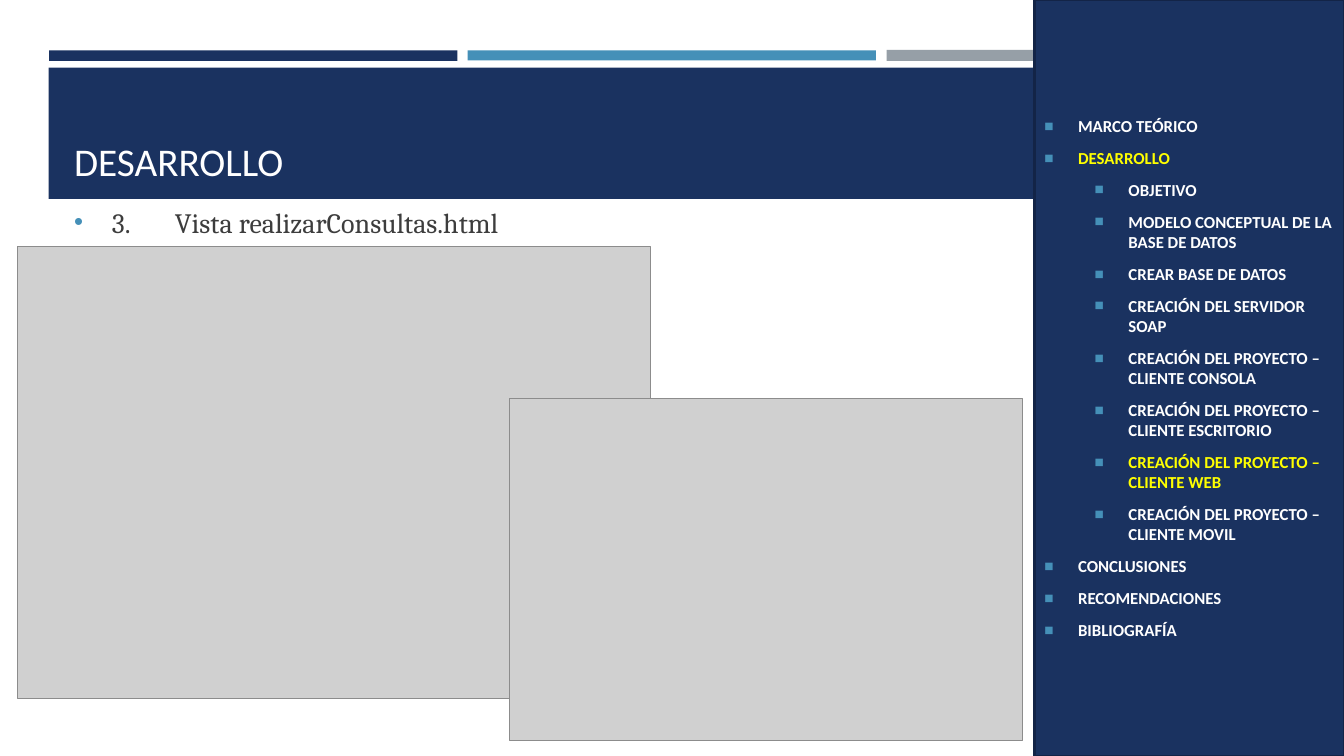
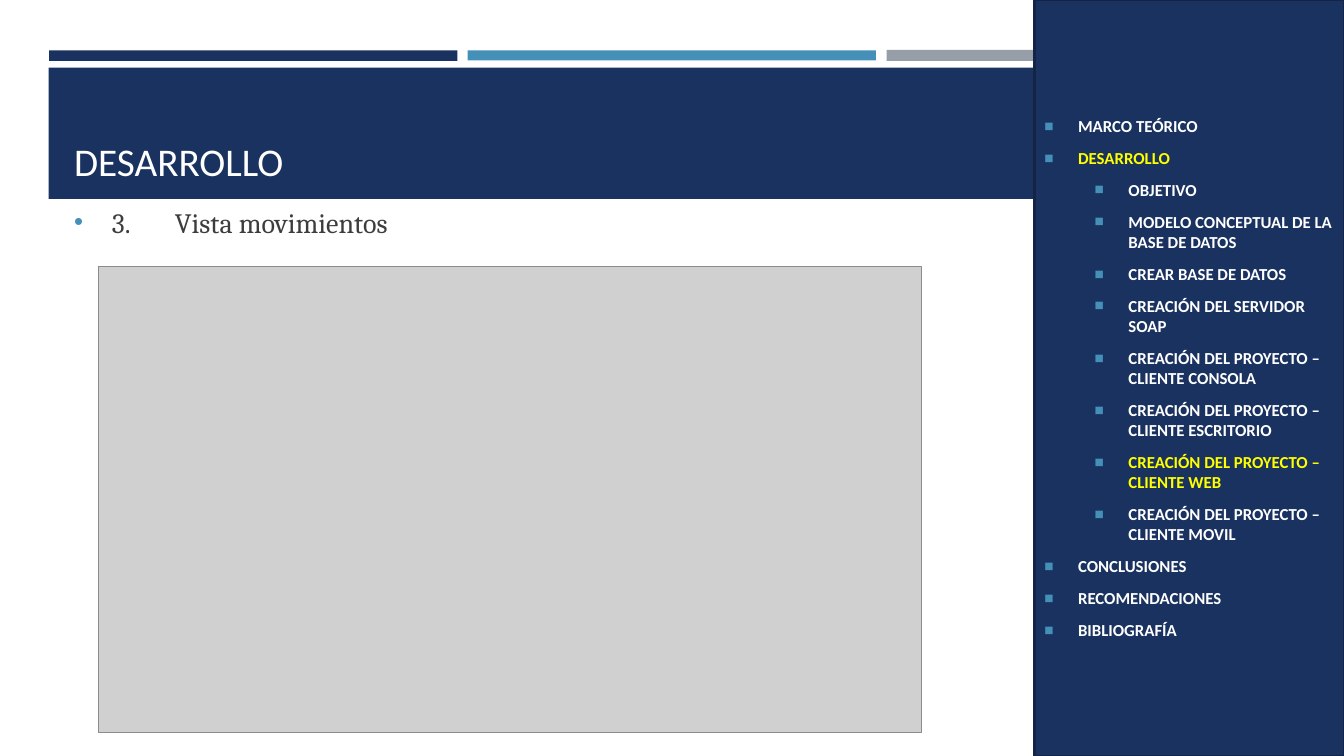
Before and after one commit to MateoMedranda/SoftwareArchitecture_Monster, a slide deck: slide 36 of TG.1.1. PAO202651_EUREKABANK_SOAP_JAVA_NRC36884_GR07/05. DOCUMENTACION/SOAP_EUREKABANK_JAVA_SOAP_GR07.pptx (slide 38 before the commit). Drawn at 1344x756 pixels with LibreOffice and Linux fonts; fonts in the diff are those of the drawing; grey boxes stand for pictures. Boxes give left, top, right and bottom in pixels: in the first picture for what was removed or moved away, otherwise in the second. Text is boxed around its words. In the diff, an @@ line names an element or a change of style, - is before the commit and + after.

```diff
--- a/TG.1.1. PAO202651_EUREKABANK_SOAP_JAVA_NRC36884_GR07/05. DOCUMENTACION/SOAP_EUREKABANK_JAVA_SOAP_GR07.pptx
+++ b/TG.1.1. PAO202651_EUREKABANK_SOAP_JAVA_NRC36884_GR07/05. DOCUMENTACION/SOAP_EUREKABANK_JAVA_SOAP_GR07.pptx
@@ text at box(112, 214, 388, 234): text changed @@
-• 3. Vista realizarConsultas.html
+• 3. Vista movimientos
@@ picture: place and size @@
-picture at box(17, 247, 651, 699)
+picture at box(99, 266, 922, 732)
@@ picture removed at box(510, 399, 1023, 741) @@
```
Also in this commit, not shown: 27 other slides changed, 2 slides removed, 2 other files.
